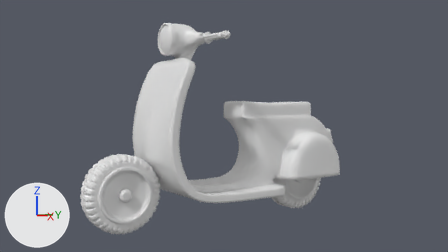
Two versions of the Blender file introduction/blend/012_015.blend, one commit apart.
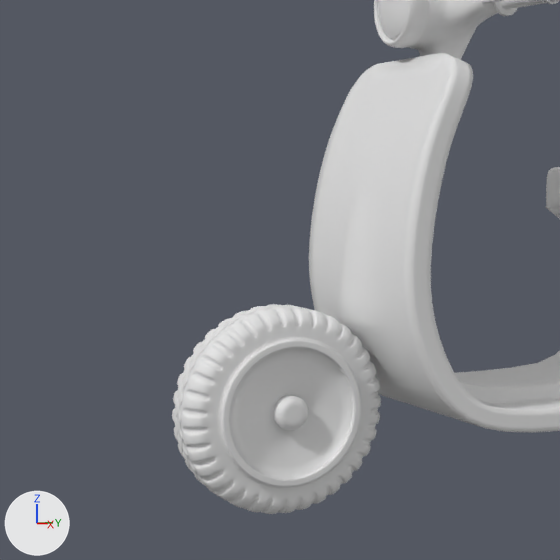
There are two pictures of each version: one from the file's camera 'Camera', one close up on the part from 3% to 51% of the width and 15% to 100% of the height. Arrows for +X, +Y and +Z are at lower left; the lights stay in place.

The first close-up shows 'ボディ', '前輪', '球'.
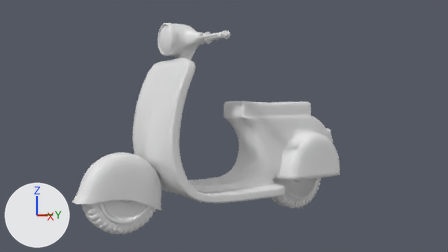
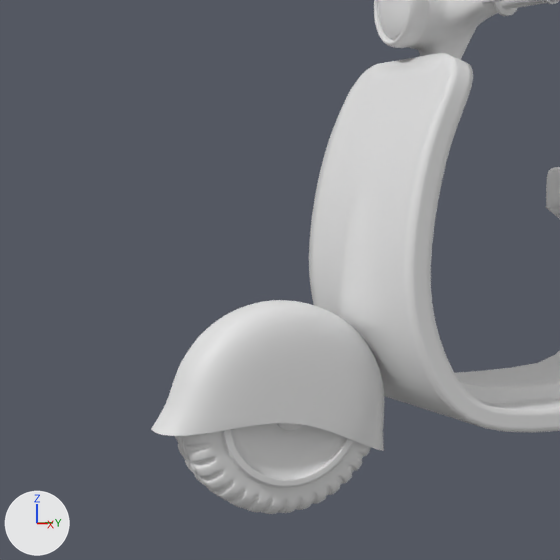
Edits to the bpy script that builds the scene:
```text
Add me_円柱_001:
    me_円柱_001.from_pydata(...)  # 49 vertices, 45 faces; spans x -0.559..0.272, y -0.646..0.56, z 0.0..0.219
    me_円柱_001.polygons.foreach_set('use_smooth', [True] * 45)
Add ob_円柱:
    ob_円柱 = bpy.data.objects.new('円柱', me_円柱_001)
    ob_円柱.location = (0.0, -1.656, -0.834)
    ob_円柱.rotation_euler = (0.0, 1.571, 0.0)  # degrees (0, 90, 0)
    _m = ob_円柱.modifiers.new('ミラー', 'MIRROR')
    _m.use_axis = (False, False, True)
    _m.use_clip = True
    _m = ob_円柱.modifiers.new('Subsurf', 'SUBSURF')
    _m.levels = 2
```

Where the change shows, as pixel boxes (x1, y1, x2, y2) in the close-ups (560 x 560 px):
'円柱', added
    after: (151, 300, 385, 451)
'前輪', unchanged, covered by the edit
    before: (172, 304, 381, 514)
    after: (175, 423, 371, 514)
